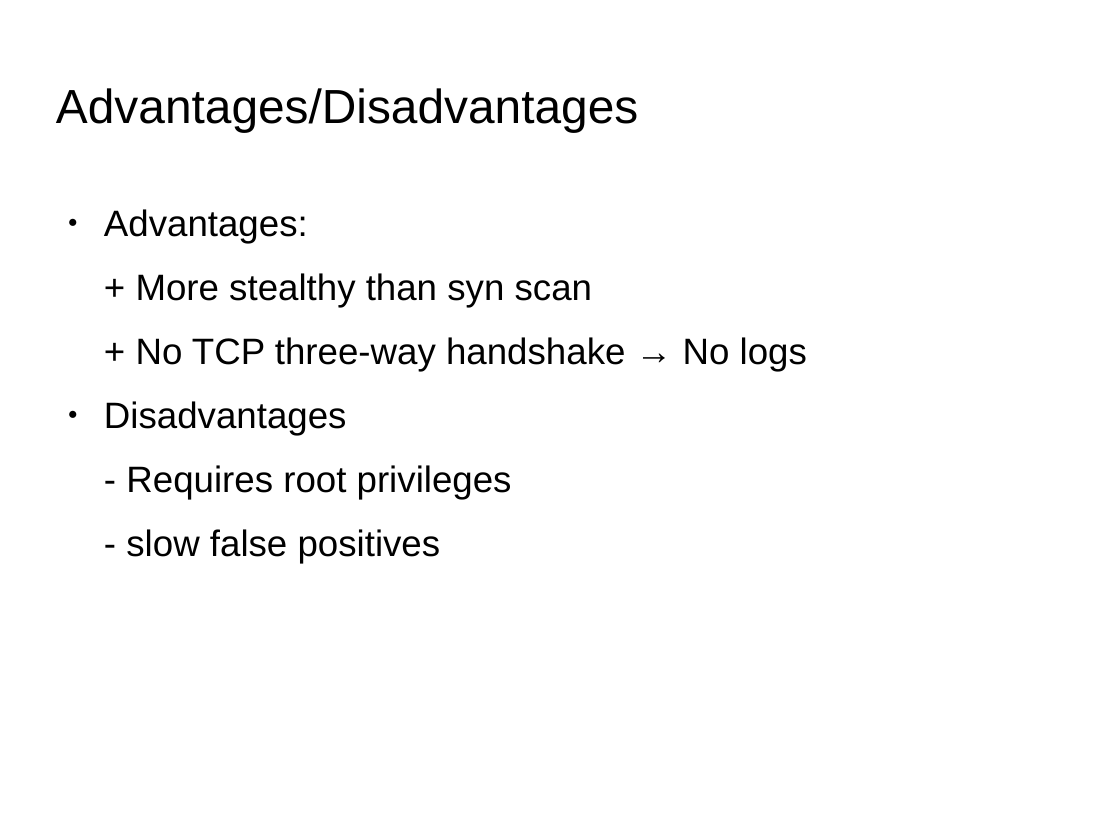
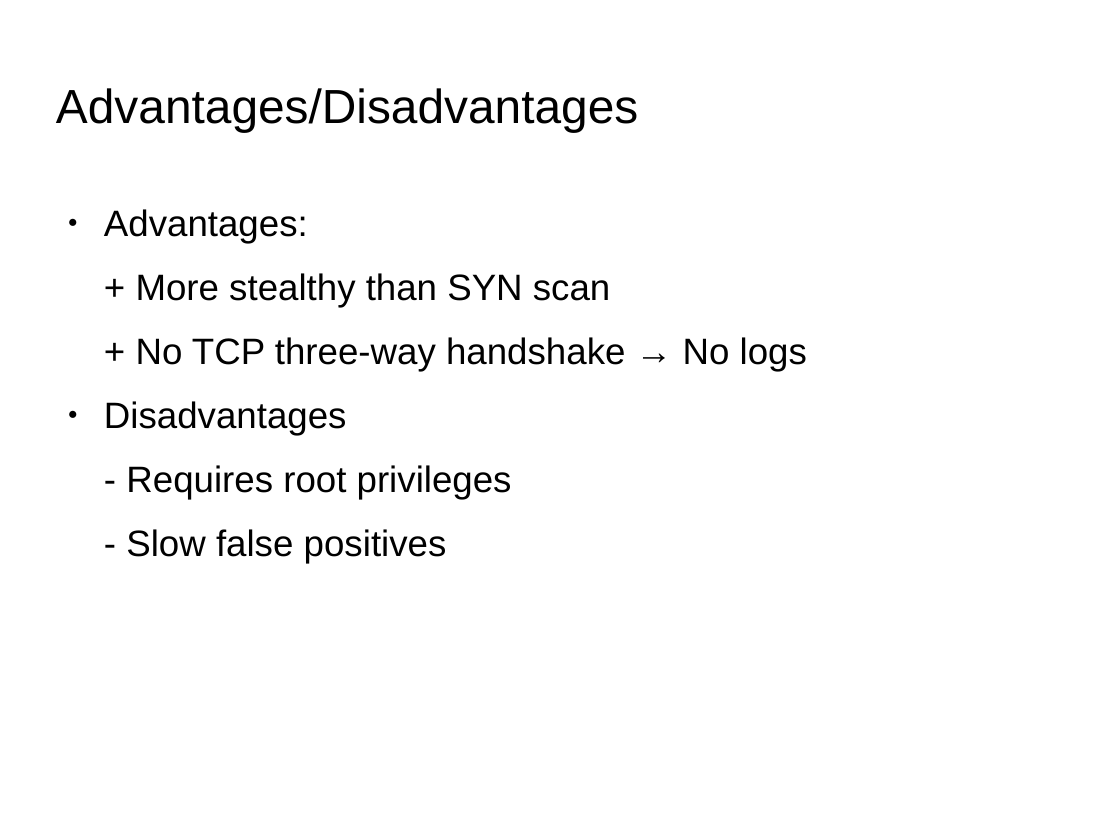
Before and after one commit to herrBez/PortScanner, a slide deck: slide 14 of slides/presentation.odp. Drawn at 1120x840 pixels with LibreOffice and Linux fonts; fonts in the diff are those of the drawing; background and template pictures are left out. Boxes give left, top, right and bottom in pixels: in the first picture for what was removed or moved away, otherwise in the second. Text is boxed around its words. In the diff, an @@ line names an element or a change of style, - is before the commit and + after.

```diff
--- a/slides/presentation.odp
+++ b/slides/presentation.odp
@@ text at box(136, 273, 610, 307): text changed @@
-+ More stealthy than syn scan
++ More stealthy than SYN scan
@@ text at box(126, 529, 447, 564): text changed @@
-- slow false positives
+- Slow false positives
```
Also in this commit, not shown: 4 other slides changed, 1 slide added.
